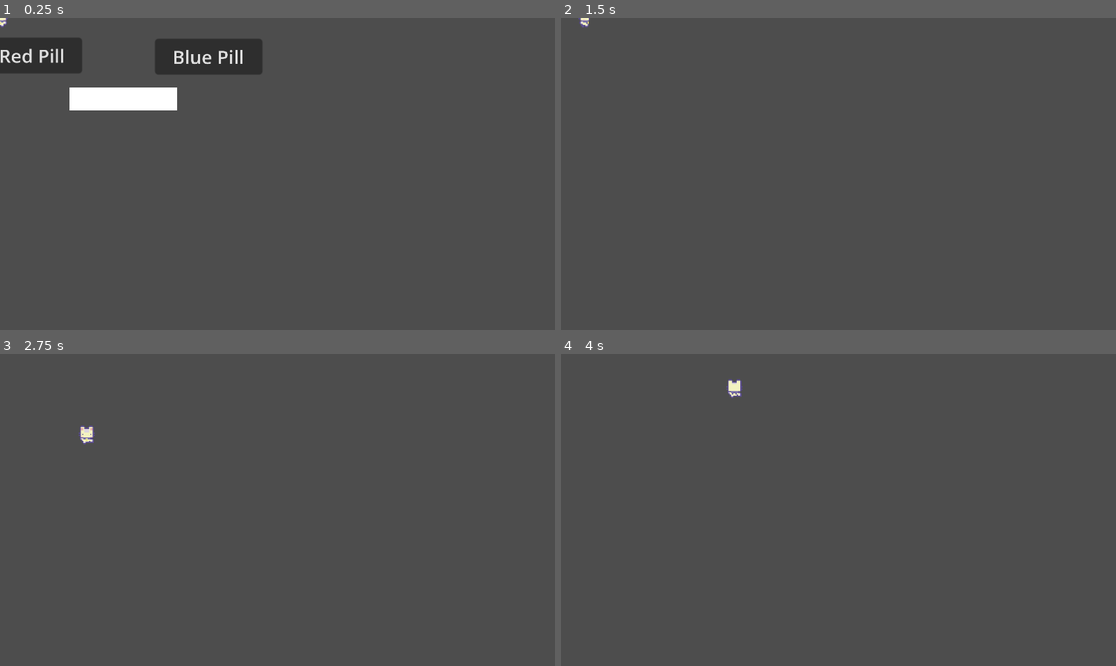
Above: before the commit, frames 1-4 (two rows, left to right).
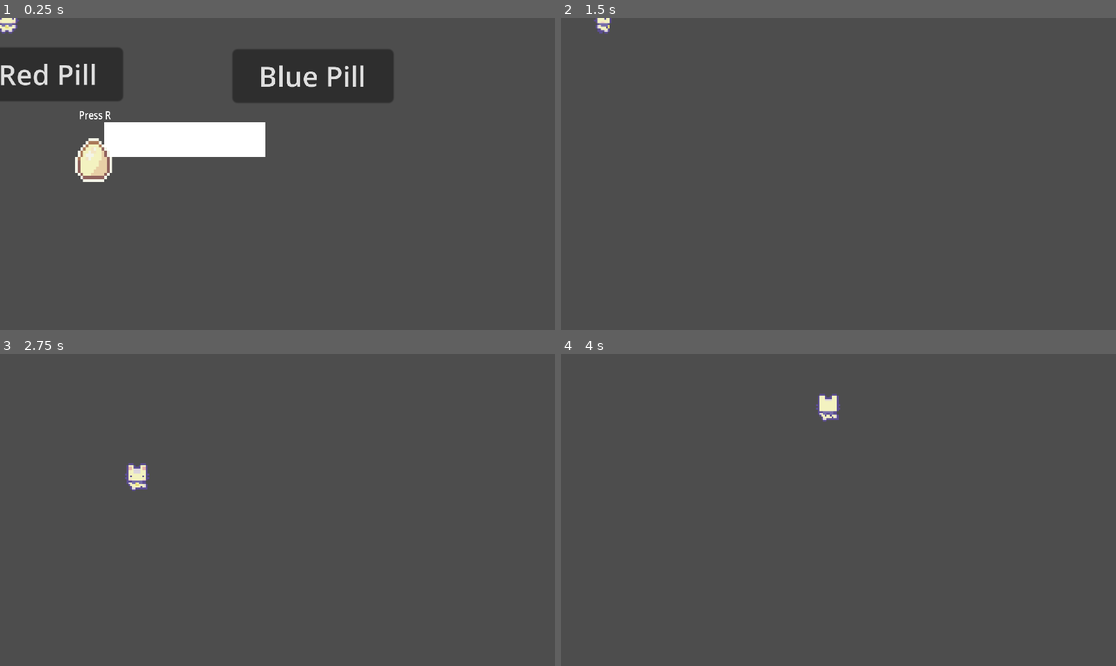
Above: after the commit, the same moments.

Repository: WeMayCry4/RiskEverything
Game: Godot game, scene res://main.tscn
Same seed, same stepped clock (60 frames per second), same inputs: the game is played once before the commit and once after it.
Inputs:
- Up to frame 1 (0.25 s): no input
- Up to frame 2 (1.5 s): click "Red Pill" at 0.5 s; tap R at 1.25, 1.35 s; hold D (right) from 1.28 s (still down)
- Up to frame 3 (2.75 s): release D (right) at 2.03 s; hold S (down) from 2.03 s (still down); tap R at 2.1 s
- Up to frame 4 (4 s): release S (down) at 2.78 s; hold D (right) 2.78-3.53 s; tap R at 2.85, 3.6 s; hold W (up) from 3.53 s (still down)

The runs differ from the first frame. In frame 1, 15% of the frame differs, in the area x 0-71%, y 0-53%; in frame 2, 0.2%; in frame 3, 0.4%; in frame 4, 0.4%.

Commit message:
chest implemented but only good buffs

Diff:
--- a/PlayerSc.tscn
+++ /dev/null
@@ -1,288 +0,0 @@
-[gd_scene load_steps=28 format=3 uid="uid://2ipg5rqclg8l"]
-
-[ext_resource type="Texture2D" uid="uid://dobvkwauieauj" path="res://Sprout Lands - Sprites - Basic pack/Characters/Basic Charakter Spritesheet.png" id="2_qr5ah"]
-
-[sub_resource type="GDScript" id="GDScript_tc6a7"]
-script/source = "extends CharacterBody2D
-
-@export var moveSpeed: float = 100
-@export var startingDirection: Vector2 = Vector2(0, 1)
-
-@onready var animationTree = $AnimationTree
-
-func _ready():
-	print(\"ready\")
-	print(animationTree.get(\"parameters/idle/blend_position\"))
-	animationTree.set(\"parameters/idle/blend_position\", startingDirection)
-
-func _physics_process(delta):
-	var inputDirection = Vector2(
-		Input.get_action_strength(\"right\") - Input.get_action_strength(\"left\"),
-		Input.get_action_strength(\"down\") - Input.get_action_strength(\"up\")
-	)
-
-	velocity = inputDirection * moveSpeed
-
-	move_and_slide()
-"
-
-[sub_resource type="RectangleShape2D" id="RectangleShape2D_mrs12"]
-size = Vector2(12, 7.5)
-
-[sub_resource type="Animation" id="Animation_nc0di"]
-length = 0.001
-tracks/0/type = "value"
-tracks/0/imported = false
-tracks/0/enabled = true
-tracks/0/path = NodePath("Sprite2D:frame")
-tracks/0/interp = 1
-tracks/0/loop_wrap = true
-tracks/0/keys = {
-"times": PackedFloat32Array(0),
-"transitions": PackedFloat32Array(1),
-"update": 1,
-"values": [0]
-}
-
-[sub_resource type="Animation" id="Animation_q03kr"]
-resource_name = "idleDown"
-length = 0.4
-loop_mode = 1
-tracks/0/type = "value"
-tracks/0/imported = false
-tracks/0/enabled = true
-tracks/0/path = NodePath("Sprite2D:frame")
-tracks/0/interp = 1
-tracks/0/loop_wrap = true
-tracks/0/keys = {
-"times": PackedFloat32Array(0, 0.1),
-"transitions": PackedFloat32Array(1, 1),
-"update": 1,
-"values": [0, 1]
-}
-
-[sub_resource type="Animation" id="Animation_f4t6f"]
-resource_name = "idleLeft"
-length = 0.4
-loop_mode = 1
-tracks/0/type = "value"
-tracks/0/imported = false
-tracks/0/enabled = true
-tracks/0/path = NodePath("Sprite2D:frame")
-tracks/0/interp = 1
-tracks/0/loop_wrap = true
-tracks/0/keys = {
-"times": PackedFloat32Array(0, 0.1),
-"transitions": PackedFloat32Array(1, 1),
-"update": 1,
-"values": [8, 9]
-}
-
-[sub_resource type="Animation" id="Animation_e2b5v"]
-resource_name = "idleRight"
-length = 0.4
-loop_mode = 1
-tracks/0/type = "value"
-tracks/0/imported = false
-tracks/0/enabled = true
-tracks/0/path = NodePath("Sprite2D:frame")
-tracks/0/interp = 1
-tracks/0/loop_wrap = true
-tracks/0/keys = {
-"times": PackedFloat32Array(0, 0.1),
-"transitions": PackedFloat32Array(1, 1),
-"update": 1,
-"values": [12, 13]
-}
-
-[sub_resource type="Animation" id="Animation_k1g21"]
-resource_name = "idleUp"
-length = 0.4
-loop_mode = 1
-tracks/0/type = "value"
-tracks/0/imported = false
-tracks/0/enabled = true
-tracks/0/path = NodePath("Sprite2D:frame")
-tracks/0/interp = 1
-tracks/0/loop_wrap = true
-tracks/0/keys = {
-"times": PackedFloat32Array(0, 0.1),
-"transitions": PackedFloat32Array(1, 1),
-"update": 1,
-"values": [4, 5]
-}
-
-[sub_resource type="Animation" id="Animation_7js5p"]
-resource_name = "walkDown"
-loop_mode = 1
-tracks/0/type = "value"
-tracks/0/imported = false
-tracks/0/enabled = true
-tracks/0/path = NodePath("Sprite2D:frame")
-tracks/0/interp = 1
-tracks/0/loop_wrap = true
-tracks/0/keys = {
-"times": PackedFloat32Array(0, 0.1),
-"transitions": PackedFloat32Array(1, 1),
-"update": 1,
-"values": [2, 3]
-}
-
-[sub_resource type="Animation" id="Animation_wtlwc"]
-resource_name = "walkLeft"
-length = 0.4
-loop_mode = 1
-tracks/0/type = "value"
-tracks/0/imported = false
-tracks/0/enabled = true
-tracks/0/path = NodePath("Sprite2D:frame")
-tracks/0/interp = 1
-tracks/0/loop_wrap = true
-tracks/0/keys = {
-"times": PackedFloat32Array(0, 0.1),
-"transitions": PackedFloat32Array(1, 1),
-"update": 1,
-"values": [10, 11]
-}
-
-[sub_resource type="Animation" id="Animation_m55jl"]
-resource_name = "walkRight"
-length = 0.4
-loop_mode = 1
-tracks/0/type = "value"
-tracks/0/imported = false
-tracks/0/enabled = true
-tracks/0/path = NodePath("Sprite2D:frame")
-tracks/0/interp = 1
-tracks/0/loop_wrap = true
-tracks/0/keys = {
-"times": PackedFloat32Array(0, 0.1),
-"transitions": PackedFloat32Array(1, 1),
-"update": 1,
-"values": [14, 15]
-}
-
-[sub_resource type="Animation" id="Animation_23fho"]
-resource_name = "walkUp"
-length = 0.4
-loop_mode = 1
-tracks/0/type = "value"
-tracks/0/imported = false
-tracks/0/enabled = true
-tracks/0/path = NodePath("Sprite2D:frame")
-tracks/0/interp = 1
-tracks/0/loop_wrap = true
-tracks/0/keys = {
-"times": PackedFloat32Array(0, 0.1),
-"transitions": PackedFloat32Array(1, 1),
-"update": 1,
-"values": [6, 7]
-}
-
-[sub_resource type="AnimationLibrary" id="AnimationLibrary_27va7"]
-_data = {
-"RESET": SubResource("Animation_nc0di"),
-"idleDown": SubResource("Animation_q03kr"),
-"idleLeft": SubResource("Animation_f4t6f"),
-"idleRight": SubResource("Animation_e2b5v"),
-"idleUp": SubResource("Animation_k1g21"),
-"walkDown": SubResource("Animation_7js5p"),
-"walkLeft": SubResource("Animation_wtlwc"),
-"walkRight": SubResource("Animation_m55jl"),
-"walkUp": SubResource("Animation_23fho")
-}
-
-[sub_resource type="AnimationNodeAnimation" id="AnimationNodeAnimation_yucpi"]
-animation = &"idleDown"
-
-[sub_resource type="AnimationNodeAnimation" id="AnimationNodeAnimation_voorh"]
-animation = &"idleUp"
-
-[sub_resource type="AnimationNodeAnimation" id="AnimationNodeAnimation_n0a2b"]
-animation = &"idleLeft"
-
-[sub_resource type="AnimationNodeAnimation" id="AnimationNodeAnimation_xgyva"]
-animation = &"idleRight"
-
-[sub_resource type="AnimationNodeBlendSpace2D" id="AnimationNodeBlendSpace2D_deuyc"]
-blend_point_0/node = SubResource("AnimationNodeAnimation_yucpi")
-blend_point_0/pos = Vector2(0, 1.1)
-blend_point_1/node = SubResource("AnimationNodeAnimation_voorh")
-blend_point_1/pos = Vector2(0, -1.1)
-blend_point_2/node = SubResource("AnimationNodeAnimation_n0a2b")
-blend_point_2/pos = Vector2(-1, 0)
-blend_point_3/node = SubResource("AnimationNodeAnimation_xgyva")
-blend_point_3/pos = Vector2(1, 0)
-min_space = Vector2(-1, -1.1)
-max_space = Vector2(1, 1.1)
-blend_mode = 1
-
-[sub_resource type="AnimationNodeAnimation" id="AnimationNodeAnimation_bugjr"]
-animation = &"walkDown"
-
-[sub_resource type="AnimationNodeAnimation" id="AnimationNodeAnimation_r0wih"]
-animation = &"walkUp"
-
-[sub_resource type="AnimationNodeAnimation" id="AnimationNodeAnimation_8pr3q"]
-animation = &"walkRight"
-
-[sub_resource type="AnimationNodeAnimation" id="AnimationNodeAnimation_a6k2r"]
-animation = &"walkLeft"
-
-[sub_resource type="AnimationNodeBlendSpace2D" id="AnimationNodeBlendSpace2D_bwqnd"]
-blend_point_0/node = SubResource("AnimationNodeAnimation_bugjr")
-blend_point_0/pos = Vector2(0, 1.1)
-blend_point_1/node = SubResource("AnimationNodeAnimation_r0wih")
-blend_point_1/pos = Vector2(0, -1.1)
-blend_point_2/node = SubResource("AnimationNodeAnimation_8pr3q")
-blend_point_2/pos = Vector2(1, 0)
-blend_point_3/node = SubResource("AnimationNodeAnimation_a6k2r")
-blend_point_3/pos = Vector2(-1, 0)
-min_space = Vector2(-1, -1.1)
-max_space = Vector2(1, 1.1)
-
-[sub_resource type="AnimationNodeStateMachineTransition" id="AnimationNodeStateMachineTransition_f5t5q"]
-
-[sub_resource type="AnimationNodeStateMachineTransition" id="AnimationNodeStateMachineTransition_okbtr"]
-
-[sub_resource type="AnimationNodeStateMachineTransition" id="AnimationNodeStateMachineTransition_o410r"]
-
-[sub_resource type="AnimationNodeStateMachine" id="AnimationNodeStateMachine_26a4n"]
-states/Start/position = Vector2(192.5, 100.008)
-states/idle/node = SubResource("AnimationNodeBlendSpace2D_deuyc")
-states/idle/position = Vector2(353.5, 83)
-states/walk/node = SubResource("AnimationNodeBlendSpace2D_bwqnd")
-states/walk/position = Vector2(557.5, 100.016)
-transitions = ["idle", "walk", SubResource("AnimationNodeStateMachineTransition_f5t5q"), "walk", "idle", SubResource("AnimationNodeStateMachineTransition_okbtr"), "Start", "idle", SubResource("AnimationNodeStateMachineTransition_o410r")]
-
-[node name="CharacterBody2D2" type="CharacterBody2D"]
-position = Vector2(145, 51)
-up_direction = Vector2(0.707107, 0.707107)
-script = SubResource("GDScript_tc6a7")
-startingDirection = Vector2(-1, 2.08165e-12)
-
-[node name="CollisionShape2D" type="CollisionShape2D" parent="."]
-position = Vector2(0, 4.25)
-shape = SubResource("RectangleShape2D_mrs12")
-
-[node name="Sprite2D" type="Sprite2D" parent="."]
-texture = ExtResource("2_qr5ah")
-hframes = 4
-vframes = 4
-
-[node name="AnimationPlayer" type="AnimationPlayer" parent="."]
-libraries = {
-"": SubResource("AnimationLibrary_27va7")
-}
-
-[node name="AnimationTree" type="AnimationTree" parent="."]
-libraries = {
-"": SubResource("AnimationLibrary_27va7")
-}
-tree_root = SubResource("AnimationNodeStateMachine_26a4n")
-advance_expression_base_node = NodePath("../AnimationPlayer")
-anim_player = NodePath("../AnimationPlayer")
-parameters/idle/blend_position = Vector2(0.960154, 0.0578948)
-parameters/walk/blend_position = Vector2(0, 0)
-
-[node name="Camera2D" type="Camera2D" parent="."]
--- a/character_body_2d.gd
+++ b/character_body_2d.gd
@@ -1,11 +1,15 @@
 extends CharacterBody2D
 
 @export var moveSpeed: float = 100
+@export var health: float = 100
+@export var damage: float = 10
 @export var starting_direction : Vector2 = Vector2(0,1)
+
 
 @onready var animation_tree = $AnimationTree
 @onready var state_machine = animation_tree.get("parameters/playback")
 
+var health_boosts = 0
 
 func _ready():
 	update_animation_parameters(starting_direction)
@@ -32,3 +36,17 @@
 		state_machine.travel("Walk")
 	else :
 		state_machine.travel("İdle")
+
+func giveSpeedBoost():
+	moveSpeed += moveSpeed * (15/100)
+
+func giveDamageBoost():
+	damage += damage * (15/100)
+
+func useHealthPotion():
+	health_boosts -= 1
+	health += health * (15/100)
+
+func giveHealthPotion():
+	print("yeyeyeyfishfoaihsdhfoi")
+	health_boosts += 1
--- a/character_body_2d.tscn
+++ b/character_body_2d.tscn
@@ -1,10 +1,123 @@
-[gd_scene load_steps=28 format=3 uid="uid://b1fd0k558kp2"]
+[gd_scene load_steps=28 format=3 uid="uid://x1xg1rj63wtb"]
 
 [ext_resource type="Script" path="res://character_body_2d.gd" id="1_fjyft"]
 [ext_resource type="Texture2D" uid="uid://dobvkwauieauj" path="res://Sprout Lands - Sprites - Basic pack/Characters/Basic Charakter Spritesheet.png" id="1_qhc3j"]
 
 [sub_resource type="RectangleShape2D" id="RectangleShape2D_1si3a"]
 
+[sub_resource type="Animation" id="Animation_h338j"]
+length = 0.001
+tracks/0/type = "value"
+tracks/0/imported = false
+tracks/0/enabled = true
+tracks/0/path = NodePath("Sprite2D:frame")
+tracks/0/interp = 1
+tracks/0/loop_wrap = true
+tracks/0/keys = {
+"times": PackedFloat32Array(0),
+"transitions": PackedFloat32Array(1),
+"update": 1,
+"values": [12]
+}
+
+[sub_resource type="Animation" id="Animation_clbtb"]
+resource_name = "idle"
+loop_mode = 1
+tracks/0/type = "value"
+tracks/0/imported = false
+tracks/0/enabled = true
+tracks/0/path = NodePath("Sprite2D:frame")
+tracks/0/interp = 1
+tracks/0/loop_wrap = true
+tracks/0/keys = {
+"times": PackedFloat32Array(0, 0.5),
+"transitions": PackedFloat32Array(1, 1),
+"update": 1,
+"values": [0, 1]
+}
+
+[sub_resource type="Animation" id="Animation_fr21f"]
+resource_name = "idle left"
+loop_mode = 1
+tracks/0/type = "value"
+tracks/0/imported = false
+tracks/0/enabled = true
+tracks/0/path = NodePath("Sprite2D:frame")
+tracks/0/interp = 1
+tracks/0/loop_wrap = true
+tracks/0/keys = {
+"times": PackedFloat32Array(0, 0.5),
+"transitions": PackedFloat32Array(1, 1),
+"update": 1,
+"values": [8, 9]
+}
+
+[sub_resource type="Animation" id="Animation_ur1a0"]
+resource_name = "idle right"
+loop_mode = 1
+tracks/0/type = "value"
+tracks/0/imported = false
+tracks/0/enabled = true
+tracks/0/path = NodePath("Sprite2D:frame")
+tracks/0/interp = 1
+tracks/0/loop_wrap = true
+tracks/0/keys = {
+"times": PackedFloat32Array(0, 0.5),
+"transitions": PackedFloat32Array(1, 1),
+"update": 1,
+"values": [12, 13]
+}
+
+[sub_resource type="Animation" id="Animation_0hous"]
+resource_name = "idle up "
+loop_mode = 1
+tracks/0/type = "value"
+tracks/0/imported = false
+tracks/0/enabled = true
+tracks/0/path = NodePath("Sprite2D:frame")
+tracks/0/interp = 1
+tracks/0/loop_wrap = true
+tracks/0/keys = {
+"times": PackedFloat32Array(0, 0.5),
+"transitions": PackedFloat32Array(1, 1),
+"update": 1,
+"values": [4, 5]
+}
+
+[sub_resource type="Animation" id="Animation_xih1w"]
+resource_name = "walk down"
+length = 0.5
+loop_mode = 1
+tracks/0/type = "value"
+tracks/0/imported = false
+tracks/0/enabled = true
+tracks/0/path = NodePath("Sprite2D:frame")
+tracks/0/interp = 1
+tracks/0/loop_wrap = true
+tracks/0/keys = {
+"times": PackedFloat32Array(0, 0.3),
+"transitions": PackedFloat32Array(1, 1),
+"update": 1,
+"values": [2, 3]
+}
+
+[sub_resource type="Animation" id="Animation_u7ql1"]
+resource_name = "walk left"
+length = 0.5
+loop_mode = 1
+tracks/0/type = "value"
+tracks/0/imported = false
+tracks/0/enabled = true
+tracks/0/path = NodePath("Sprite2D:frame")
+tracks/0/interp = 1
+tracks/0/loop_wrap = true
+tracks/0/keys = {
+"times": PackedFloat32Array(0, 0.3),
+"transitions": PackedFloat32Array(1, 1),
+"update": 1,
+"values": [10, 11]
+}
+
 [sub_resource type="Animation" id="Animation_cmdoa"]
 resource_name = "walk right"
 length = 0.5
@@ -22,102 +135,6 @@
 "values": [14, 15]
 }
 
-[sub_resource type="Animation" id="Animation_h338j"]
-length = 0.001
-tracks/0/type = "value"
-tracks/0/imported = false
-tracks/0/enabled = true
-tracks/0/path = NodePath("Sprite2D:frame")
-tracks/0/interp = 1
-tracks/0/loop_wrap = true
-tracks/0/keys = {
-"times": PackedFloat32Array(0),
-"transitions": PackedFloat32Array(1),
-"update": 1,
-"values": [12]
-}
-
-[sub_resource type="Animation" id="Animation_clbtb"]
-resource_name = "idle"
-loop_mode = 1
-tracks/0/type = "value"
-tracks/0/imported = false
-tracks/0/enabled = true
-tracks/0/path = NodePath("Sprite2D:frame")
-tracks/0/interp = 1
-tracks/0/loop_wrap = true
-tracks/0/keys = {
-"times": PackedFloat32Array(0, 0.5),
-"transitions": PackedFloat32Array(1, 1),
-"update": 1,
-"values": [0, 1]
-}
-
-[sub_resource type="Animation" id="Animation_0hous"]
-resource_name = "idle up "
-loop_mode = 1
-tracks/0/type = "value"
-tracks/0/imported = false
-tracks/0/enabled = true
-tracks/0/path = NodePath("Sprite2D:frame")
-tracks/0/interp = 1
-tracks/0/loop_wrap = true
-tracks/0/keys = {
-"times": PackedFloat32Array(0, 0.5),
-"transitions": PackedFloat32Array(1, 1),
-"update": 1,
-"values": [4, 5]
-}
-
-[sub_resource type="Animation" id="Animation_ur1a0"]
-resource_name = "idle right"
-loop_mode = 1
-tracks/0/type = "value"
-tracks/0/imported = false
-tracks/0/enabled = true
-tracks/0/path = NodePath("Sprite2D:frame")
-tracks/0/interp = 1
-tracks/0/loop_wrap = true
-tracks/0/keys = {
-"times": PackedFloat32Array(0, 0.5),
-"transitions": PackedFloat32Array(1, 1),
-"update": 1,
-"values": [12, 13]
-}
-
-[sub_resource type="Animation" id="Animation_fr21f"]
-resource_name = "idle left"
-loop_mode = 1
-tracks/0/type = "value"
-tracks/0/imported = false
-tracks/0/enabled = true
-tracks/0/path = NodePath("Sprite2D:frame")
-tracks/0/interp = 1
-tracks/0/loop_wrap = true
-tracks/0/keys = {
-"times": PackedFloat32Array(0, 0.5),
-"transitions": PackedFloat32Array(1, 1),
-"update": 1,
-"values": [8, 9]
-}
-
-[sub_resource type="Animation" id="Animation_u7ql1"]
-resource_name = "walk left"
-length = 0.5
-loop_mode = 1
-tracks/0/type = "value"
-tracks/0/imported = false
-tracks/0/enabled = true
-tracks/0/path = NodePath("Sprite2D:frame")
-tracks/0/interp = 1
-tracks/0/loop_wrap = true
-tracks/0/keys = {
-"times": PackedFloat32Array(0, 0.3),
-"transitions": PackedFloat32Array(1, 1),
-"update": 1,
-"values": [10, 11]
-}
-
 [sub_resource type="Animation" id="Animation_pwuy1"]
 resource_name = "walk up"
 length = 0.5
@@ -133,23 +150,6 @@
 "transitions": PackedFloat32Array(1, 1),
 "update": 1,
 "values": [6, 7]
-}
-
-[sub_resource type="Animation" id="Animation_xih1w"]
-resource_name = "walk down"
-length = 0.5
-loop_mode = 1
-tracks/0/type = "value"
-tracks/0/imported = false
-tracks/0/enabled = true
-tracks/0/path = NodePath("Sprite2D:frame")
-tracks/0/interp = 1
-tracks/0/loop_wrap = true
-tracks/0/keys = {
-"times": PackedFloat32Array(0, 0.3),
-"transitions": PackedFloat32Array(1, 1),
-"update": 1,
-"values": [2, 3]
 }
 
 [sub_resource type="AnimationLibrary" id="AnimationLibrary_3ebln"]
@@ -231,7 +231,7 @@
 "states/İdle/position" = Vector2(316, 100)
 transitions = ["İdle", "Walk", SubResource("AnimationNodeStateMachineTransition_58814"), "Walk", "İdle", SubResource("AnimationNodeStateMachineTransition_jxh7h"), "Start", "İdle", SubResource("AnimationNodeStateMachineTransition_15ufi")]
 
-[node name="CharacterBody2D" type="CharacterBody2D"]
+[node name="CharacterBody2D" type="CharacterBody2D" groups=["player"]]
 script = ExtResource("1_fjyft")
 
 [node name="Sprite2D" type="Sprite2D" parent="."]
--- /dev/null
+++ b/chest.gd
@@ -0,0 +1,51 @@
+extends Node2D
+
+enum effects {HEALTH, SPEED, DAMAGE, NOTHING}
+
+var rng = RandomNumberGenerator.new()
+var inside: effects = effects.NOTHING
+@onready var label = $Chest/Label
+@export var isLootable = false
+@onready var player = get_tree().get_first_node_in_group("player")
+
+func _ready():
+	print(player)
+	label.visible = false
+
+	var rndNum = rng.randi_range(0, 2)
+	match rndNum:
+		2:
+			inside = effects.HEALTH
+		1:
+			inside = effects.DAMAGE
+		0:
+			inside = effects.SPEED
+
+func _process(delta):
+	pass
+
+func _on_area_2d_body_entered(body):
+	label.visible = true
+	isLootable = true
+	pass
+
+func _on_area_2d_body_exited(body):
+	label.visible = false
+	isLootable = false
+	pass
+
+func _unhandled_input(event):
+	if event is InputEventKey:
+		if event.pressed and event.keycode == KEY_R and isLootable:
+			match inside:
+				effects.HEALTH:
+					print("GAVE HEATLH")
+					player.giveHealthPotion()
+				effects.DAMAGE:
+					print("GAVE DAMAGE")
+					player.giveDamageBoost()
+				effects.SPEED:
+					print("GAVE SPEED")
+					player.giveSpeedBoost()
+			queue_free()
+			pass
--- /dev/null
+++ b/chest.tscn
@@ -0,0 +1,49 @@
+[gd_scene load_steps=5 format=3 uid="uid://bugi4owjli6x7"]
+
+[ext_resource type="Script" path="res://Chest.gd" id="1_mniue"]
+[ext_resource type="Texture2D" uid="uid://dj0bfbbnsagfq" path="res://Sprout Lands - Sprites - Basic pack/Objects/Egg_item.png" id="2_0l6ye"]
+
+[sub_resource type="RectangleShape2D" id="RectangleShape2D_eicyp"]
+
+[sub_resource type="RectangleShape2D" id="RectangleShape2D_mh2e8"]
+size = Vector2(125, 115)
+
+[node name="Node2D" type="Node2D"]
+script = ExtResource("1_mniue")
+
+[node name="HealthBoost" type="Sprite2D" parent="."]
+
+[node name="SpeedBoost" type="Sprite2D" parent="."]
+
+[node name="DamageBoost" type="Sprite2D" parent="."]
+
+[node name="Chest" type="CharacterBody2D" parent="."]
+
+[node name="Collision" type="CollisionShape2D" parent="Chest"]
+scale = Vector2(3.267, 3.26197)
+shape = SubResource("RectangleShape2D_eicyp")
+
+[node name="Sprite" type="Sprite2D" parent="Chest"]
+scale = Vector2(4.65527, 4.52543)
+texture = ExtResource("2_0l6ye")
+
+[node name="Area2D" type="Area2D" parent="Chest"]
+position = Vector2(-62, 19)
+scale = Vector2(0.949784, 1.00521)
+
+[node name="CollisionShape2D" type="CollisionShape2D" parent="Chest/Area2D"]
+position = Vector2(65.4015, -20.6258)
+shape = SubResource("RectangleShape2D_mh2e8")
+
+[node name="Label" type="Label" parent="Chest"]
+visible = false
+offset_left = -26.0
+offset_top = -76.0
+offset_right = 30.0
+offset_bottom = -53.0
+text = "Press R"
+
+[connection signal="area_entered" from="Chest/Area2D" to="." method="_on_area_2d_area_entered"]
+[connection signal="area_exited" from="Chest/Area2D" to="." method="_on_area_2d_area_exited"]
+[connection signal="body_entered" from="Chest/Area2D" to="." method="_on_area_2d_body_entered"]
+[connection signal="body_exited" from="Chest/Area2D" to="." method="_on_area_2d_body_exited"]
--- a/main.tscn
+++ b/main.tscn
@@ -1,11 +1,17 @@
-[gd_scene load_steps=3 format=3 uid="uid://by68c3w3urc82"]
+[gd_scene load_steps=4 format=3 uid="uid://by68c3w3urc82"]
 
-[ext_resource type="PackedScene" uid="uid://da444tv5hnuxu" path="res://choice.tscn" id="2_eq7xo"]
-[ext_resource type="PackedScene" uid="uid://b1fd0k558kp2" path="res://character_body_2d.tscn" id="3_0mkfd"]
+[ext_resource type="PackedScene" uid="uid://bati4xyjyh7bv" path="res://choice.tscn" id="2_eq7xo"]
+[ext_resource type="PackedScene" uid="uid://x1xg1rj63wtb" path="res://character_body_2d.tscn" id="3_0mkfd"]
+[ext_resource type="PackedScene" uid="uid://bugi4owjli6x7" path="res://chest.tscn" id="3_ugavv"]
 
 [node name="Node2D" type="Node2D"]
 
 [node name="Node2D" parent="." instance=ExtResource("2_eq7xo")]
 position = Vector2(99, 38)
 
-[node name="Player" parent="." instance=ExtResource("3_0mkfd")]
+[node name="CharacterBody2D" parent="." instance=ExtResource("3_0mkfd")]
+position = Vector2(4, 1)
+
+[node name="Node2D2" parent="." instance=ExtResource("3_ugavv")]
+position = Vector2(54, 82)
+scale = Vector2(0.328969, 0.4017)
--- a/project.godot
+++ b/project.godot
@@ -19,7 +19,7 @@
 
 window/size/viewport_width=1920
 window/size/viewport_height=1080
-window/stretch/scale=4.0
+window/stretch/scale=6.0
 
 [input]
 
